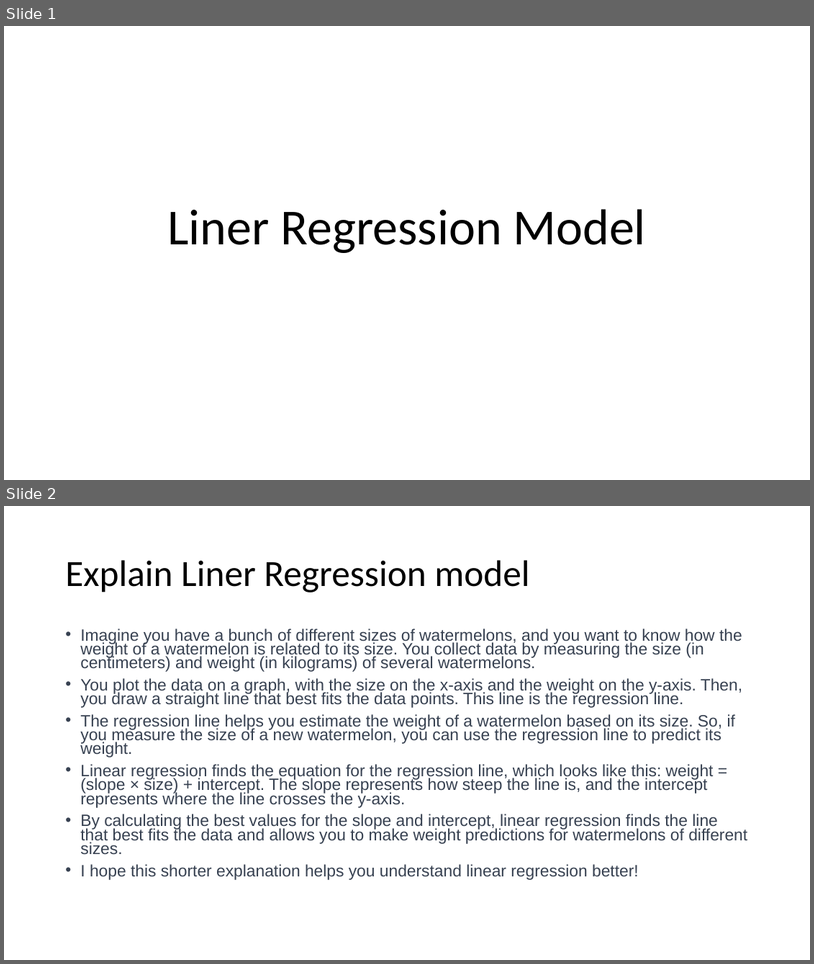
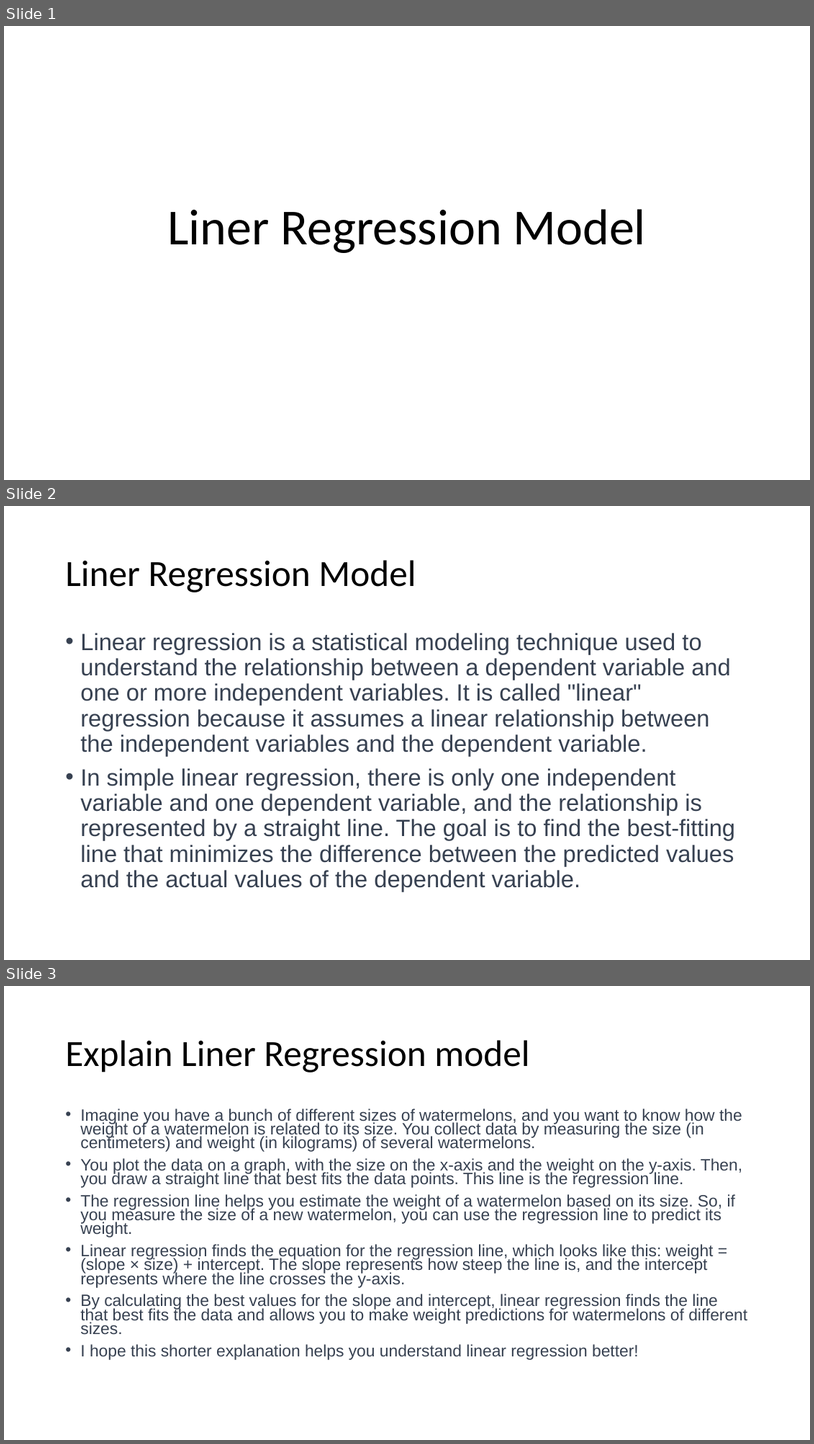
Before and after one commit to YashAnkleshwariya/Notes, a slide deck: Liner Regression Model.pptx. Shown one above the other, each under a label of ours: slides 1 and 2 before the commit, slides 1, 2 and 3 after it. The pictures are 814x964 and 814x1444 pixels, drawn with LibreOffice and Linux fonts; fonts in the diff are those of the drawing. Boxes give left, top, right and bottom in pixels: in the first picture for what was removed or moved away, otherwise in the second. Text is boxed around its words. In the diff, an @@ line names an element or a change of style, - is before the commit and + after.

```diff
--- a/Liner Regression Model.pptx
+++ b/Liner Regression Model.pptx
@@ slide 2 added at [4, 506, 810, 960], background #FFFFFF @@
@@ title added at [65, 560, 416, 592], 44 pt, text #000000 @@
+Liner Regression Model
@@ text added at [80, 633, 736, 891], 28 pt, text #374151 @@
+• Linear regression is a statistical modeling technique used to understand the relationship between a dependent variable and one or more independent variables. It is called "linear" regression because it assumes a linear relationship between the independent variables and the dependent variable.
+• In simple linear regression, there is only one independent variable and one dependent variable, and the relationship is represented by a straight line. The goal is to find the best-fitting line that minimizes the difference between the predicted values and the actual values of the dependent variable.
@@ what was slide 2 is now slide 3 @@
```
